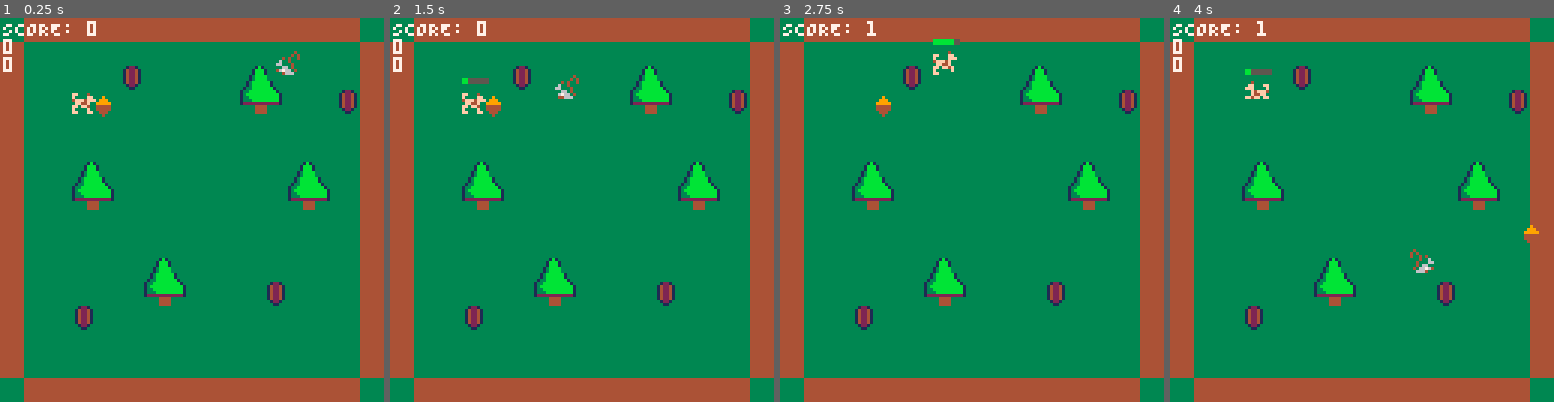
Above: before the commit, frames 1-4 (left to right).
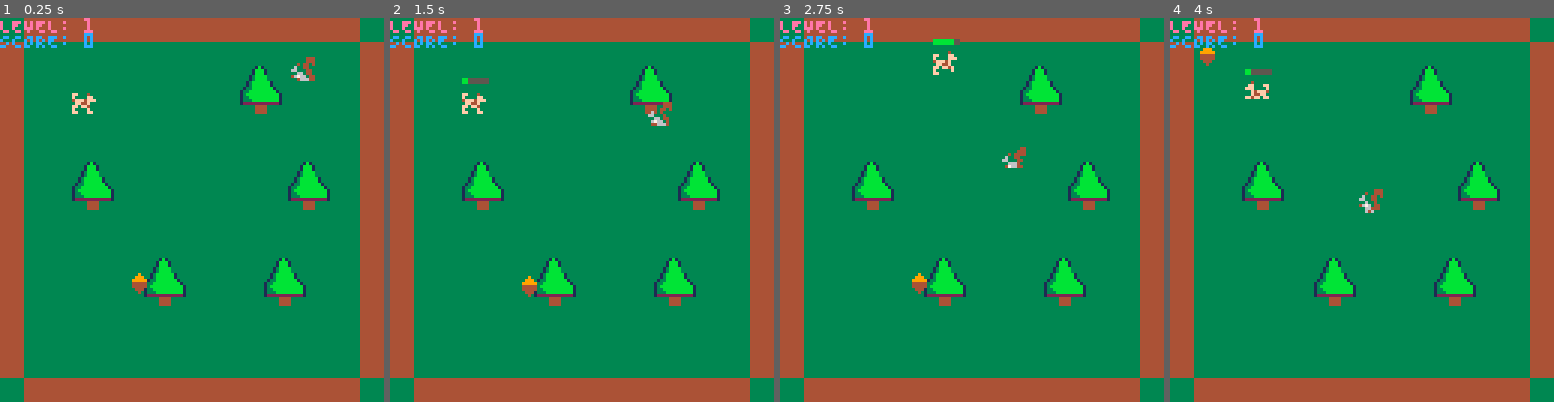
Above: after the commit, the same moments.

Repository: maxlvl/tobigame_pico8
Game: PICO-8 cartridge tobigame.p8
Same seed, same stepped clock (60 frames per second), same inputs: the game is played once before the commit and once after it.
Inputs:
- Up to frame 1 (0.25 s): no input
- Up to frame 2 (1.5 s): tap O (Z key) at 0.7 s
- Up to frame 3 (2.75 s): hold Right 1.6-2.1 s; tap O (Z key) at 1.7, 2.1, 2.5 s; hold Up 2.15-2.42 s; hold Right from 2.47 s (still down)
- Up to frame 4 (4 s): tap O (Z key) at 2.9, 3.3, 3.7 s; release Right at 3.03 s; hold Left 3.08-3.58 s; hold Down 3.63-3.97 s

The runs differ from the first frame. In frame 1, 3.1% of the frame differs, in the area x 0-93%, y 0-82%; in frame 2, 3.1%; in frame 3, 2.8%; in frame 4, 3.0%.

Commit message:
chore: update game state

Diff:
--- a/main.lua
+++ b/main.lua
@@ -1,17 +1,24 @@
 function _init()
   spawn_acorn()
-	make_player()
-  make_enemy()
+	spawn_player()
+  spawn_enemy(0.5)
 	particles = {}
   acorn_timer = 0
   enemy_timer = 0
   score = 0
+  level = 1
 end
 
 function _update()
+  if score >= 3 then
+    level = 2
+  elseif score >= 6 then
+    level = 3
+  end
   local dt = 1/30
   acorn_timer += dt
   enemy_timer += dt
+  local speed = 0.5
 
   if acorn_timer >= 4 then
     spawn_acorn()
@@ -19,14 +26,23 @@
   end
 
   if enemy_timer >= 7 then
-    make_enemy()
+    if level >= 2 then
+      speed = 1
+    elseif level >= 3 then
+      speed = 1.5
+    end
+    spawn_enemy(speed)
     enemy_timer = 0
+  end
+
+  if acorn_timer and acorn_timer >= 2 and a then
+    a.idle_animation_speed = 1
   end
 
   if a then animate_acorn() end
   if e then update_enemy() end
 
-  animate_acorn()
+  -- make acorn blink when about to respawn
 	move_player()
   animate_player()
 
@@ -40,7 +56,7 @@
 
 -- enemy grabs acorn
   if collides(e, a) then
-    sfx(1, 1)
+    sfx(2, 1)
     acorn_timer = 5
     enemy_timer = 5
     spawn_poof(e.x, e.y)
@@ -48,6 +64,7 @@
     a = nil
     -- reset score if squirrel gets the acorn
     score = 0
+    level = 1
   end
 
 -- player catches enemy
@@ -68,19 +85,11 @@
   if e then spr(e.sprite, e.x, e.y, 1, 1, e.flip_x, false) end
   if a then spr(a.sprite, a.x, a.y, 1, 1, a.flip_x, false) end
 
-  print("SCORE: "..score, 1, 1, 7)
-  if e then print(e.dx) end
-  if e then print(e.dy) end
-  -- print(p.x)
-  -- print(p.y)
-  -- print(p.sprite)
-  -- print(p.running)
+  print("LEVEL: "..level, 0, 0, 14)
+  print("SCORE: "..score, 0, 5, 12)
 
 	-- draw particles after map, before UI
 	draw_particles()
-
-	-- debug + ui
-	-- debug_tiles(p.x, p.y)
 	draw_dash_cooldown()
 end
 
@@ -109,7 +118,7 @@
 end
 
 -- 👤 PLAYER CREATION
-function make_player()
+function spawn_player()
 	p = {
 		x = 24, y = 24, w = 7, h = 7,
 		dx = 0, dy = 0,
@@ -130,19 +139,19 @@
 
 end
 
-function make_enemy()
+function spawn_enemy(speed)
   local corner = flr(rnd(4))
   local positions = {
     {x=10, y=10},
     {x=100, y=10},
     {x=10, y=100},
-    {x=100, y=100},
+    {x=100, y=100}
   }
   local pos = positions[corner+1]
   e = {
     x = pos.x, y = pos.y, w = 7, h = 7,
     dx = 0, dy = 0,
-    speed = 1,
+    speed = speed,
     sprite = 34,
     flip_x = false,
     anim_timer = 0,          -- track time for animation
@@ -154,8 +163,8 @@
 
 -- 👤 ACORN CREATION
 function spawn_acorn()
-  x = flr(rnd(128-8)) -- subtract sprite size so it stays on-screen
-  y = flr(rnd(128-8))
+  x = flr(rnd(100-8)) -- subtract sprite size so it stays on-screen
+  y = flr(rnd(100-8))
 	a = {
 		x = x, y = y, w = 7, h = 7,
 		dx = 0, dy = 0,
@@ -212,6 +221,7 @@
 			p.cooldown_timer = p.dash_cooldown
 		else
 			-- spawn dash trail while active
+      sfx(4, 2)
 			spawn_dash_particle(p.x+4, p.y+4)
 		end
 	elseif p.cooldown_timer > 0 then
--- a/tobigame.p8
+++ b/tobigame.p8
@@ -19,14 +19,14 @@
 00000000ff0ff4f0ff0ff4ffff0ff4ffff0ff4ffff0ff4f0ff0ff400ff0ff400ff0ff400ff0ff400000000000000000033333444433333330000000000000000
 00000000f00000f0f00000000000000000000000000000f000000f00f0000f00f0000f00f0000f00000000000000000033333444433333330000000000000000
 00000000ff0000000000000000000000000000000000000000000f0000000ff0f0000ff0ff000ff0000000000000000033333444433333330000000000000000
-00000000000000003333334333333343333333333333333333333333333333333333334333333343000000000000000000000000000000000000000000000000
-00000000000044403333343433433434333334433333344333334443333334433333343433333434000000000000000000000000000000000000000000000000
-00000000000040043343433436334334334343343343433433434333333343343343433433434334000000000000000000000000000000000000000000000000
-00000000060604003633433366334333363343333633433336334333334343333633433336334333000000000000000000000000000000000000000000000000
-00000000044400406633343333633433663334336633343366333433363334336633343366333433000000000000000000000000000000000000000000000000
-00000000046400403366343346763433336663333366633333666333666664333366343333663433000000000000000000000000000000000000000000000000
-000000000979f0404676634333664333347664333476643333766433337664333676634346766343000000000000000000000000000000000000000000000000
-0000000004f4f4003346663333646333333333333333333334333333343463333446663333466633000000000000000000000000000000000000000000000000
+00000000000000000000044400000444000004400000004400000440000004400000044400000444000000000000000000000000000000000000000000000000
+00000000000044400000044400400444000004440000044400004444000004440000044400004444000000000000000000000000000000000000000000000000
+00000000000040040040440406004404004044440040444400404404000044440040440400404404000000000000000000000000000000000000000000000000
+00000000060604000600440066004400060044000600440006004400004044040600400006004400000000000000000000000000000000000000000000000000
+00000000044400406600044000600400660004006600044066000440060004006600040066000400000000000000000000000000000000000000000000000000
+00000000046400400066044046760440006664400066640000666440666664400066044000660440000000000000000000000000000000000000000000000000
+000000000979f0404676604400664440047664400476644000766440007664400676604046766040000000000000000000000000000000000000000000000000
+0000000004f4f4000046664400646000000000000000000004000000040460000446664000466600000000000000000000000000000000000000000000000000
 00000000000000000009000000090000000900000009000000000000000000000000000000000000000000000000000000000000000000000000000000000000
 00000000000000000099900000999000009990000099900000090000000900000009000000090000000000000000000000000000000000000000000000000000
 00000000000000000999990009999900099999000999990000999000009990000099900000999000000000000000000000000000000000000000000000000000
@@ -39,23 +39,30 @@
 0000000000000000000000010000020000000000000000000000000001010000000000000000000000000000000000000000000000000000000000000000000000000000000000000000000000000000000000000000000000000000000000000000000000000000000000000000000000000000000000000000000000000000
 0000000000000000000000000000000000000000000000000000000000000000000000000000000000000000000000000000000000000000000000000000000000000000000000000000000000000000000000000000000000000000000000000000000000000000000000000000000000000000000000000000000000000000
 __map__
-0a0b0b0b0b0b0b0b0b0b0b0b0b0b0b0a0b0a0a0a0a0a0a0a0a0a000000000000000000000000000000000000000000000000000000000000000000000000000000000000000000000000000000000000000000000000000000000000000000000000000000000000000000000000000000000000000000000000000000000000
-0b0a0a0a0a0a0a0a0a0a0a0a0a0a0a0b0a0a0a0a0a0a0a0a0a0a000000000000000000000000000000000000000000000000000000000000000000000000000000000000000000000000000000000000000000000000000000000000000000000000000000000000000000000000000000000000000000000000000000000000
-0b0a0a0a0a0e0a0a0a0a0c0d0a0a0a0b0b0a0a0a0a0a0a0a0a0a000000000000000000000000000000000000000000000000000000000000000000000000000000000000000000000000000000000000000000000000000000000000000000000000000000000000000000000000000000000000000000000000000000000000
-0b0a0a0a0a0a0a0a0a0a1c1d0a0a0e0b0b0a0b0a0a0a0a0a0a0a000000000000000000000000000000000000000000000000000000000000000000000000000000000000000000000000000000000000000000000000000000000000000000000000000000000000000000000000000000000000000000000000000000000000
-0b0a0a0a0a0a0a0a0a0a0a0a0a0a0a0b0b0a0b0a0a0a0a0a0a0a000000000000000000000000000000000000000000000000000000000000000000000000000000000000000000000000000000000000000000000000000000000000000000000000000000000000000000000000000000000000000000000000000000000000
-0b0a0a0a0a0a0a0a0a0a0a0a0a0a0a0b0b0a0b0a0a0a0a0a0a0a000000000000000000000000000000000000000000000000000000000000000000000000000000000000000000000000000000000000000000000000000000000000000000000000000000000000000000000000000000000000000000000000000000000000
-0b0a0a0c0d0a0a0a0a0a0a0a0c0d0a0b0b0a0b0a0a0b0a0a0a0a000000000000000000000000000000000000000000000000000000000000000000000000000000000000000000000000000000000000000000000000000000000000000000000000000000000000000000000000000000000000000000000000000000000000
-0b0a0a1c1d0a0a0a0a0a0a0a1c1d0a0b0a0a0b0a0a0a0a0a0a0a000000000000000000000000000000000000000000000000000000000000000000000000000000000000000000000000000000000000000000000000000000000000000000000000000000000000000000000000000000000000000000000000000000000000
-0b0a0a0a0a0a0a0a0a0a0a0a0a0a0a0b0a0a0b0a0a0a0a0a0a0a000000000000000000000000000000000000000000000000000000000000000000000000000000000000000000000000000000000000000000000000000000000000000000000000000000000000000000000000000000000000000000000000000000000000
-0b0a0a0a0a0a0a0a0a0a0a0a0a0a0a0b0a0a0b0a0a0a0a0a0a0a000000000000000000000000000000000000000000000000000000000000000000000000000000000000000000000000000000000000000000000000000000000000000000000000000000000000000000000000000000000000000000000000000000000000
-0b0a0a0a0a0a0c0d0a0a0a0a0a0a0a0b0a0a0b0a0a0a0a0a0a0a000000000000000000000000000000000000000000000000000000000000000000000000000000000000000000000000000000000000000000000000000000000000000000000000000000000000000000000000000000000000000000000000000000000000
-0b0a0a0a0a0a1c1d0a0a0a0e0a0a0a0b0a0a0b0a0a0a0a0a0a0a000000000000000000000000000000000000000000000000000000000000000000000000000000000000000000000000000000000000000000000000000000000000000000000000000000000000000000000000000000000000000000000000000000000000
-0b0a0a0e0a0a0a0a0a0a0a0a0a0a0a0b0a0a0b0a0a0a0a0a0a0a000000000000000000000000000000000000000000000000000000000000000000000000000000000000000000000000000000000000000000000000000000000000000000000000000000000000000000000000000000000000000000000000000000000000
-0b0a0a0a0a0a0a0a0a0a0a0a0a0a0a0b0a0a0b0a0a0a0a0a0a0a000000000000000000000000000000000000000000000000000000000000000000000000000000000000000000000000000000000000000000000000000000000000000000000000000000000000000000000000000000000000000000000000000000000000
-0b0a0a0a0a0a0a0a0a0a0a0a0a0a0a0b0a0a0b0a0a0a0a0a0a0a000000000000000000000000000000000000000000000000000000000000000000000000000000000000000000000000000000000000000000000000000000000000000000000000000000000000000000000000000000000000000000000000000000000000
-0a0b0b0b0b0b0b0b0b0b0b0b0b0b0b0a0a0a0b0a0a0a0a0a0a0a000000000000000000000000000000000000000000000000000000000000000000000000000000000000000000000000000000000000000000000000000000000000000000000000000000000000000000000000000000000000000000000000000000000000
-0a0b0b0b0b0b0b0b0b0b0b0b0b0b0b0a0b0b0a00000000000000000000000000000000000000000000000000000000000000000000000000000000000000000000000000000000000000000000000000000000000000000000000000000000000000000000000000000000000000000000000000000000000000000000000000
+0a0b0b0b0b0b0b0b0b0b0b0b0b0b0b0a1a1a1a1a1a1a1a1a1a1a1a1a1a1a1a1a1a1a1a1a1a1a1a0000000000000000000000000000000000000000000000000000000000000000000000000000000000000000000000000000000000000000000000000000000000000000000000000000000000000000000000000000000000
+0b0a0a0a0a0a0a0a0a0a0a0a0a0a0a0b1a1a1a1a1a1a1a1a1a1a1a1a1a1a1a1a1a1a1a1a1a1a1a0000000000000000000000000000000000000000000000000000000000000000000000000000000000000000000000000000000000000000000000000000000000000000000000000000000000000000000000000000000000
+0b0a0a0a0a0a0a0a0a0a0c0d0a0a0a0b1a1a1a1a1a1a1a1a1a1a1a1a1a1a1a1a1a1a1a1a1a1a1a0000000000000000000000000000000000000000000000000000000000000000000000000000000000000000000000000000000000000000000000000000000000000000000000000000000000000000000000000000000000
+0b0a0a0a0a0a0a0a0a0a1c1d0a0a0a0b1a1a1a1a1a1a1a1a1a1a1a1a1a1a1a1a1a1a1a1a1a1a1a0000000000000000000000000000000000000000000000000000000000000000000000000000000000000000000000000000000000000000000000000000000000000000000000000000000000000000000000000000000000
+0b0a0a0a0a0a0a0a0a0a0a0a0a0a0a0b1a1a1a1a1a1a1a1a1a1a1a1a1a1a1a1a1a1a1a1a1a1a1a0000000000000000000000000000000000000000000000000000000000000000000000000000000000000000000000000000000000000000000000000000000000000000000000000000000000000000000000000000000000
+0b0a0a0a0a0a0a0a0a0a0a0a0a0a0a0b1a1a1a1a1a1a1a1a1a1a1a1a1a1a1a1a1a1a1a1a1a1a1a0000000000000000000000000000000000000000000000000000000000000000000000000000000000000000000000000000000000000000000000000000000000000000000000000000000000000000000000000000000000
+0b0a0a0c0d0a0a0a0a0a0a0a0c0d0a0b1a1a1a1a1a1a1a1a1a1a1a1a1a1a1a1a1a1a1a1a1a1a1a0000000000000000000000000000000000000000000000000000000000000000000000000000000000000000000000000000000000000000000000000000000000000000000000000000000000000000000000000000000000
+0b0a0a1c1d0a0a0a0a0a0a0a1c1d0a0b1a1a1a1a1a1a1a1a1a1a1a1a1a1a1a1a1a1a1a1a1a1a1a0000000000000000000000000000000000000000000000000000000000000000000000000000000000000000000000000000000000000000000000000000000000000000000000000000000000000000000000000000000000
+0b0a0a0a0a0a0a0a0a0a0a0a0a0a0a0b1a1a1a1a1a1a1a1a1a1a1a1a1a1a1a1a1a1a1a1a1a1a1a0000000000000000000000000000000000000000000000000000000000000000000000000000000000000000000000000000000000000000000000000000000000000000000000000000000000000000000000000000000000
+0b0a0a0a0a0a0a0a0a0a0a0a0a0a0a0b1a1a1a1a1a1a1a1a1a1a1a1a1a1a1a1a1a1a1a1a1a1a1a0000000000000000000000000000000000000000000000000000000000000000000000000000000000000000000000000000000000000000000000000000000000000000000000000000000000000000000000000000000000
+0b0a0a0a0a0a0c0d0a0a0a0c0d0a0a0b1a1a1a1a1a1a1a1a1a1a1a1a1a1a1a1a1a1a1a1a1a1a1a0000000000000000000000000000000000000000000000000000000000000000000000000000000000000000000000000000000000000000000000000000000000000000000000000000000000000000000000000000000000
+0b0a0a0a0a0a1c1d0a0a0a1c1d0a0a0b1a1a1a1a1a1a1a1a1a1a1a1a1a1a1a1a1a1a1a1a1a1a1a0000000000000000000000000000000000000000000000000000000000000000000000000000000000000000000000000000000000000000000000000000000000000000000000000000000000000000000000000000000000
+0b0a0a0a0a0a0a0a0a0a0a0a0a0a0a0b1a1a1a1a1a1a1a1a1a1a1a1a1a1a1a1a1a1a1a1a1a1a1a0000000000000000000000000000000000000000000000000000000000000000000000000000000000000000000000000000000000000000000000000000000000000000000000000000000000000000000000000000000000
+0b0a0a0a0a0a0a0a0a0a0a0a0a0a0a0b1a1a1a1a1a1a1a1a1a1a1a1a1a1a1a1a1a1a1a1a1a1a1a0000000000000000000000000000000000000000000000000000000000000000000000000000000000000000000000000000000000000000000000000000000000000000000000000000000000000000000000000000000000
+0b0a0a0a0a0a0a0a0a0a0a0a0a0a0a0b1a1a1a1a1a1a1a1a1a1a1a1a1a1a1a1a1a1a1a1a1a1a1a0000000000000000000000000000000000000000000000000000000000000000000000000000000000000000000000000000000000000000000000000000000000000000000000000000000000000000000000000000000000
+0a0b0b0b0b0b0b0b0b0b0b0b0b0b0b0a1a1a1a1a1a1a1a1a1a1a1a1a1a1a1a1a1a1a1a1a1a1a1a0000000000000000000000000000000000000000000000000000000000000000000000000000000000000000000000000000000000000000000000000000000000000000000000000000000000000000000000000000000000
+1a1a1a1a1a1a1a1a1a1a1a1a1a1a1a1a1a1a1a1a1a1a1a1a1a1a1a1a1a1a1a1a1a1a1a1a1a1a1a0000000000000000000000000000000000000000000000000000000000000000000000000000000000000000000000000000000000000000000000000000000000000000000000000000000000000000000000000000000000
+1a1a1a1a1a1a1a1a1a1a1a1a1a1a1a1a1a1a1a1a1a1a1a1a1a1a1a1a1a1a1a1a1a1a1a1a1a1a1a0000000000000000000000000000000000000000000000000000000000000000000000000000000000000000000000000000000000000000000000000000000000000000000000000000000000000000000000000000000000
+1a1a1a1a1a1a1a1a1a1a1a1a1a1a1a1a1a1a1a1a1a1a1a1a1a1a1a1a1a1a1a1a1a1a1a1a1a1a1a0000000000000000000000000000000000000000000000000000000000000000000000000000000000000000000000000000000000000000000000000000000000000000000000000000000000000000000000000000000000
+1a1a1a1a1a1a1a1a1a1a1a1a1a1a1a1a1a1a1a1a1a1a1a1a1a1a1a1a1a1a1a1a1a1a1a1a1a1a1a0000000000000000000000000000000000000000000000000000000000000000000000000000000000000000000000000000000000000000000000000000000000000000000000000000000000000000000000000000000000
+1a1a1a1a1a1a1a1a1a1a1a1a1a1a1a1a1a1a1a1a1a1a1a1a1a1a1a1a1a1a1a1a1a1a1a1a1a1a1a0000000000000000000000000000000000000000000000000000000000000000000000000000000000000000000000000000000000000000000000000000000000000000000000000000000000000000000000000000000000
 
 
 
+
+
+
Not shown, changed: the sound effects (__sfx__) section of tobigame.p8
Not shown, changed: README.md
